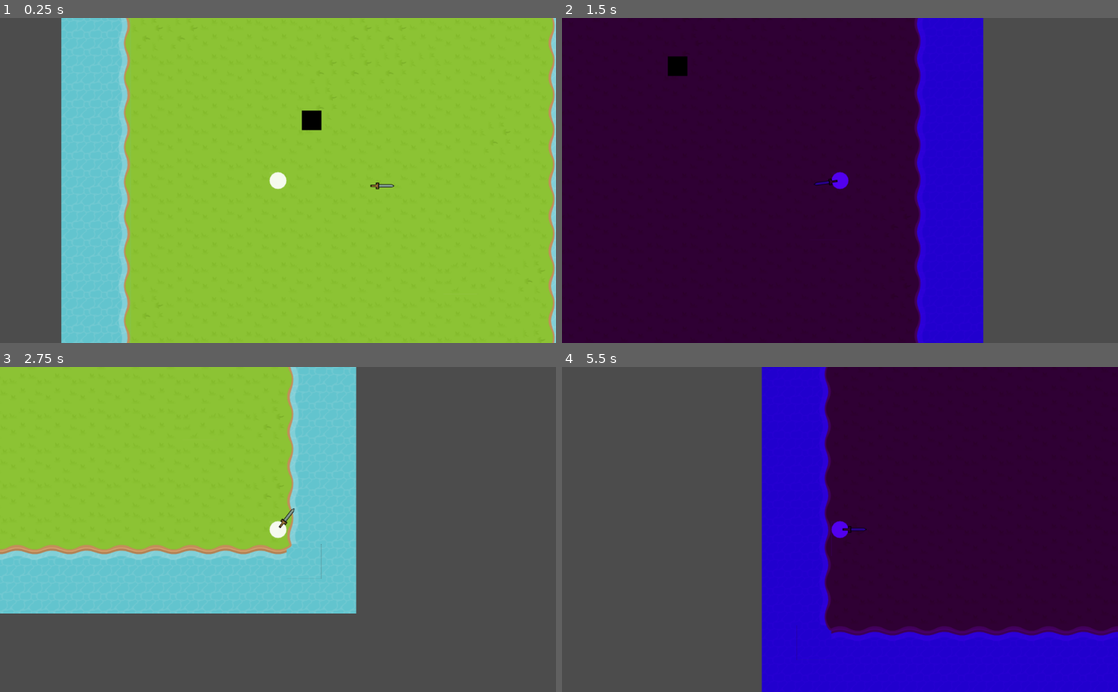
Above: before the commit, frames 1-4 (two rows, left to right).
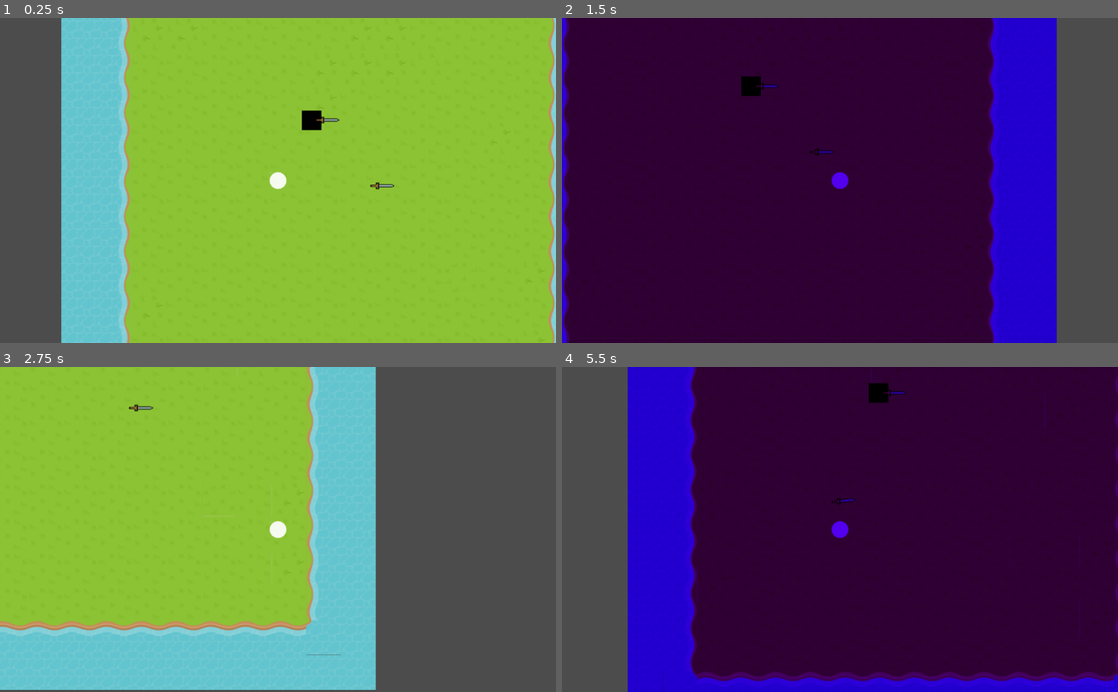
Above: after the commit, the same moments.

Repository: Abeardevil/half-dead-prince
Game: Godot game, scene res://src/levels/Level.tscn
Same seed, same stepped clock (60 frames per second), same inputs: the game is played once before the commit and once after it.
Inputs (mouse positions are in pixels of both pictures, inside the frame that each line leads up to):
- Up to frame 1 (0.25 s): no input
- Up to frame 2 (1.5 s): tap Enter at 0.5 s; move the mouse to (962, 164) at 0.52 s; hold D (move_right) 0.53-1.28 s; tap Space (swap_realms) at 0.6 s; tap Q (drop, bound only after the commit) at 0.8, 1.35 s; move the mouse to (728, 196) at 1.27 s; hold S (move_down) from 1.28 s (still down)
- Up to frame 3 (2.75 s): tap E (equip, bound only after the commit) at 1.55, 2.1 s; move the mouse to (333, 458) at 2.02 s; release S (move_down) at 2.03 s; hold D (move_right) from 2.03 s (still down); tap Space (swap_realms) at 2.3 s
- Up to frame 4 (5.5 s): move the mouse to (812, 594) at 2.77 s; release D (move_right) at 2.78 s; hold W (move_up) 2.78-3.53 s; tap Space (swap_realms) at 2.85, 4.55, 5.1 s; tap Q (drop, bound only after the commit) at 3.05, 3.6, 5.3 s; move the mouse to (1006, 578) at 3.52 s; hold A (move_left) 3.53-5.03 s; tap E (equip, bound only after the commit) at 3.8, 4.35 s; move the mouse to (673, 480) at 4.27 s; move the mouse to (867, 529) at 5.02 s; hold S (move_down) from 5.03 s (still down)

The runs differ from the first frame. In frame 1, less than 0.1% of the frame differs, in the area x 56-62%, y 30-33%; in frame 2, 27%; in frame 3, 33%; in frame 4, 44%, in the area x 11-100%, y 0-100%.

Commit message:
Implement weapon pick up and drop

Diff:
--- a/project.godot
+++ b/project.godot
@@ -61,6 +61,16 @@
 "events": [ Object(InputEventKey,"resource_local_to_scene":false,"resource_name":"","device":0,"alt":false,"shift":false,"control":false,"meta":false,"command":false,"pressed":false,"scancode":32,"unicode":0,"echo":false,"script":null)
  ]
 }
+equip={
+"deadzone": 0.5,
+"events": [ Object(InputEventKey,"resource_local_to_scene":false,"resource_name":"","device":0,"alt":false,"shift":false,"control":false,"meta":false,"command":false,"pressed":false,"scancode":69,"unicode":0,"echo":false,"script":null)
+ ]
+}
+drop={
+"deadzone": 0.5,
+"events": [ Object(InputEventKey,"resource_local_to_scene":false,"resource_name":"","device":0,"alt":false,"shift":false,"control":false,"meta":false,"command":false,"pressed":false,"scancode":81,"unicode":0,"echo":false,"script":null)
+ ]
+}
 
 [layer_names]
 
--- a/src/actors/Actor.gd
+++ b/src/actors/Actor.gd
@@ -2,20 +2,67 @@
 
 class_name Actor
 
-export var speed := Vector2(3000.0, 3000.0)
+export var speed := 3000.0
 export var friction := 800
+export var equipped_weapon : PackedScene
+export var arm_length := 0
 
 var _velocity := Vector2.ZERO
 var _direction := Vector2.ZERO
+var face_angle : float = 0
+var current_weapon : Weapon
+var reachable_weapon : Weapon
 
 # Called when the node enters the scene tree for the first time.
 func _ready():
-	pass # Replace with function body.
+	if equipped_weapon != null && equipped_weapon.can_instance():
+		pick_up_weapon(equipped_weapon.instance())
+
+# Called every frame. 'delta' is the elapsed time since the previous frame.
+func _process(delta):
+	calculate_weapon_position()
+	pass
 
 func get_velocity() -> Vector2:
 	return _velocity
 
+func calculate_weapon_position():
+	if !is_instance_valid(current_weapon):
+		return
+	point_weapon_by_angle(face_angle)
 
-# Called every frame. 'delta' is the elapsed time since the previous frame.
-#func _process(delta):
-#	pass
+func point_weapon_by_angle(angle: float):
+	current_weapon.rotation = angle
+	var finalPos := Vector2.ZERO
+	finalPos.x = cos(angle) * arm_length
+	finalPos.y = sin(angle) * arm_length
+	current_weapon.set_position(finalPos)
+
+func pick_up_weapon(new_weapon : Weapon):
+	if new_weapon != null:
+		drop_weapon()
+		current_weapon = transfer_instance(new_weapon, $'.')
+		current_weapon.isHeld = true
+		new_weapon.queue_free()
+
+func drop_weapon():
+	if current_weapon != null:
+		var ground = get_parent()
+		var old_weapon : Weapon = transfer_instance(current_weapon, ground)
+		old_weapon.isHeld = false
+		old_weapon.position = position
+		current_weapon.queue_free()
+
+func set_reachable_weapon(new_reachable_weapon : Weapon):
+	reachable_weapon = new_reachable_weapon
+
+func transfer_instance(instance : Node, new_parent : Node) -> Node:
+	var new_scene : PackedScene = PackedScene.new()
+	var result = new_scene.pack(instance)
+	if result == OK:
+		var new_instance = new_scene.instance()
+		new_parent.add_child(new_instance)
+		return new_instance
+	else:
+		push_error("An error occured while transfering")
+		return null
--- a/src/actors/Player.gd
+++ b/src/actors/Player.gd
@@ -11,10 +11,21 @@
 	_velocity = calculate_movement_velocity()
 	_velocity = move_and_slide(_velocity)
 
+	var mousepos: Vector2 = get_global_mouse_position()
+	var pos: Vector2 = get_position()
+	var delta_x = mousepos.x - pos.x
+	var delta_y = pos.y - mousepos.y
+
+	face_angle = atan2(delta_y, delta_x) * -1
+
 	if Input.is_action_just_pressed("swap_realms"):
 		$SpeedTimer.start(boost_time)
 		use_boost = true
-		pass
+
+	if Input.is_action_just_pressed("equip"):
+		pick_up_weapon(reachable_weapon)
+	if Input.is_action_just_pressed("drop"):
+		drop_weapon()
 
 func calculate_direction() -> Vector2:
 	return Vector2(
--- a/src/actors/Player.tscn
+++ b/src/actors/Player.tscn
@@ -10,7 +10,6 @@
 ]]
 collision_mask = 14
 script = ExtResource( 1 )
-speed = Vector2( 10000, 10000 )
 
 [node name="blackdot" type="Sprite" parent="."]
 position = Vector2( 0.0416031, 0.194374 )
--- a/src/levels/Level.tscn
+++ b/src/levels/Level.tscn
@@ -17,18 +17,21 @@
 
 [node name="Player" parent="TileMap" instance=ExtResource( 2 )]
 position = Vector2( 399.242, 430.081 )
-speed = Vector2( 20000, 20000 )
+speed = 12500.0
+arm_length = 20
 boost_time = 3
 boost_percent = 150
 
 [node name="Square Enemy" parent="TileMap" instance=ExtResource( 3 )]
 position = Vector2( 461.419, 318.59 )
+equipped_weapon = ExtResource( 5 )
+arm_length = 22
+
+[node name="Sword" parent="TileMap" instance=ExtResource( 5 )]
+position = Vector2( 584.726, 440.168 )
 
 [node name="Realm_Filter" type="CanvasModulate" parent="."]
 visible = false
 light_mask = 0
 color = Color( 0.337255, 0, 1, 1 )
 script = ExtResource( 4 )
-
-[node name="Sword" parent="." instance=ExtResource( 5 )]
-position = Vector2( 584.726, 440.168 )
--- a/src/weapons/Sword.gd
+++ b/src/weapons/Sword.gd
@@ -1,17 +1,19 @@
 extends Weapon
-
-
 
 # Called when the node enters the scene tree for the first time.
 func _ready():
 	weaponType = weaponTypes.SWORD
+	$".".connect("body_entered", $".", "_on_Weapon_body_entered")
+	$".".connect("body_exited", $".", "_on_Weapon_body_exited")
+
 
 #func _process(delta):
 #	calculate_weapon_position()
 
 
-func _on_Sword_body_entered(body):
-	print("Body entered: " + body.name)
-	if !is_instance_valid(weaponOwner):
-		weaponOwner = weakref(body)
-		print("Now owned by " + weaponOwner.get_ref().name)
+#func _on_Sword_body_entered(body):
+#	_on_Weapon_body_entered()
+#	print("Body entered: " + body.name)
+#	if !is_instance_valid(weaponOwner):
+#		weaponOwner = weakref(body)
+#		print("Now owned by " + weaponOwner.get_ref().name)
--- a/src/weapons/Sword.tscn
+++ b/src/weapons/Sword.tscn
@@ -22,4 +22,3 @@
 position = Vector2( 2.38485, -1.09055 )
 rotation = 1.5708
 texture = ExtResource( 2 )
-[connection signal="body_entered" from="." to="." method="_on_Sword_body_entered"]
--- a/src/weapons/Weapon.gd
+++ b/src/weapons/Weapon.gd
@@ -8,6 +8,7 @@
 
 var weaponOwner: WeakRef
 var weaponType: int
+var isHeld : bool = false
 
 const DEGREES_TO_RADIANS := PI/180.0
 
@@ -18,34 +19,19 @@
 func _ready():
 	pass # Replace with function body.
 
+# Called every frame. 'delta' is the elapsed time since the previous frame.
+#func _process(delta):
+#	pass
 
-# Called every frame. 'delta' is the elapsed time since the previous frame.
-func _process(delta):
-	calculate_weapon_position()
+func _on_Weapon_body_entered(body):
+	if isHeld:
+		pass
+	else:
+		body.set_reachable_weapon($'.')
 
-func point_weapon_by_angle(angle: float):
-	if !is_instance_valid(weaponOwner):
-		return
-
-	var pos: Vector2 = weaponOwner.get_ref().get_position()
-
-	rotation = angle
-
-	var finalPos := Vector2.ZERO
-
-	finalPos.x = pos.x + cos(rotation)*draw_radius
-	finalPos.y = pos.y + sin(rotation)*draw_radius
-
-	set_position(finalPos)
-
-func calculate_weapon_position():
-	if !is_instance_valid(weaponOwner):
-		return
-
-	var mousepos: Vector2 = get_global_mouse_position()
-	var pos: Vector2 = weaponOwner.get_ref().get_position()
-
-	var delta_x = mousepos.x - pos.x
-	var delta_y = pos.y - mousepos.y
-
-	point_weapon_by_angle(atan2(delta_y, delta_x) * -1)
+func _on_Weapon_body_exited(body):
+	if isHeld:
+		pass
+	else:
+		if body.reachable_weapon.name == $'.'.name:
+			body.set_reachable_weapon(null)
